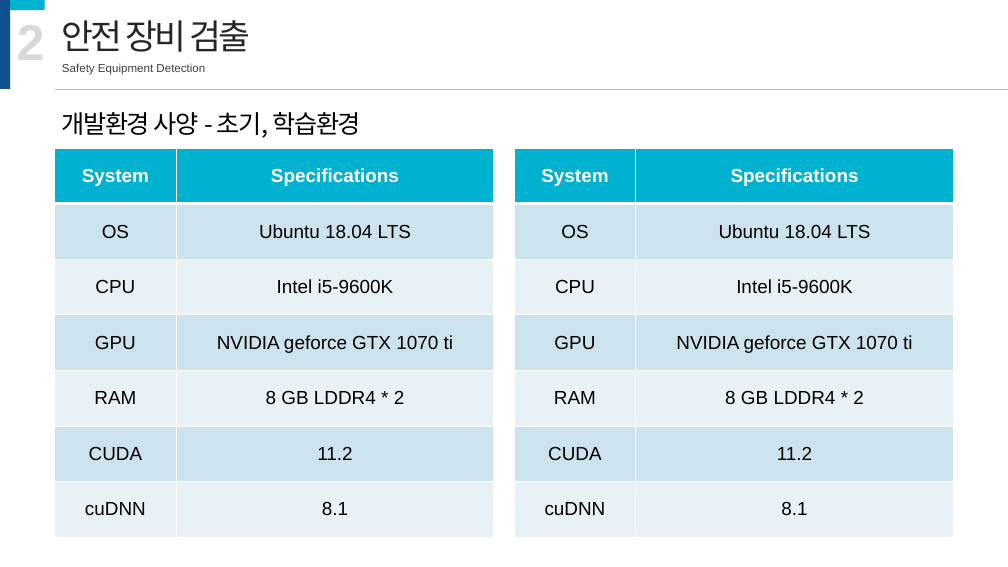
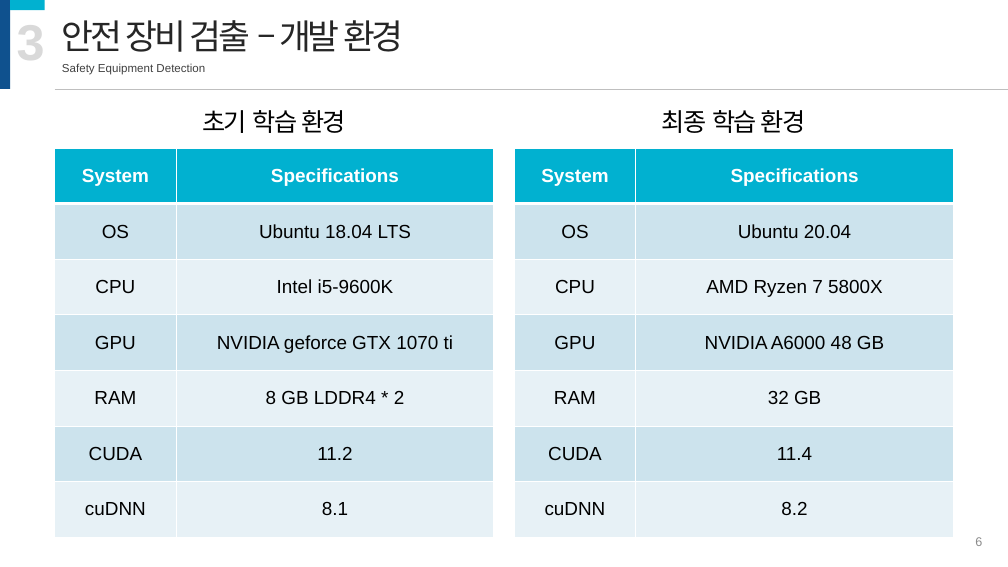
Before and after one commit to JaeHyung-Jung/UNDERDOG, a slide deck: slide 6 of 12주차/발표자료-1.pptx (slide 5 before the commit). Drawn at 1008x567 pixels with LibreOffice and Linux fonts; fonts in the diff are those of the drawing. Boxes give left, top, right and bottom in pixels: in the first picture for what was removed or moved away, otherwise in the second. Text is boxed around its words. In the diff, an @@ line names an element or a change of style, - is before the commit and + after.

```diff
--- a/12주차/발표자료-1.pptx
+++ b/12주차/발표자료-1.pptx
@@ text at [17, 15, 45, 71]: text changed @@
-2
+3
@@ text at [62, 20, 404, 52]: text changed @@
-안전 장비 검출
+안전 장비 검출 – 개발 환경
@@ text "초기 학습 환경" at [202, 110, 346, 133]: vertical alignment top to middle @@
@@ text at [202, 110, 346, 133]: text changed @@
-개발환경 사양 - 초기, 학습환경
+초기 학습 환경
@@ text added at [662, 110, 806, 133], 24 pt, text #000000 @@
+최종 학습 환경
@@ table at [514, 148, 954, 537] @@
-row 2, column 2: Ubuntu 18.04 LTS
+row 2, column 2: Ubuntu 20.04
-row 3, column 2: Intel i5-9600K
+row 3, column 2: AMD Ryzen 7 5800X
-row 4, column 2: NVIDIA geforce GTX 1070 ti
+row 4, column 2: NVIDIA A6000 48 GB
-row 5, column 2: 8 GB LDDR4 * 2
+row 5, column 2: 32 GB
-row 6, column 2: 11.2
+row 6, column 2: 11.4
-row 7, column 2: 8.1
+row 7, column 2: 8.2
@@ page number added at [975, 537, 982, 546], 12 pt, text #8C8C8C @@
+6
```
Also in this commit, not shown: 8 other slides changed, 1 slide added, 15 slides removed.
